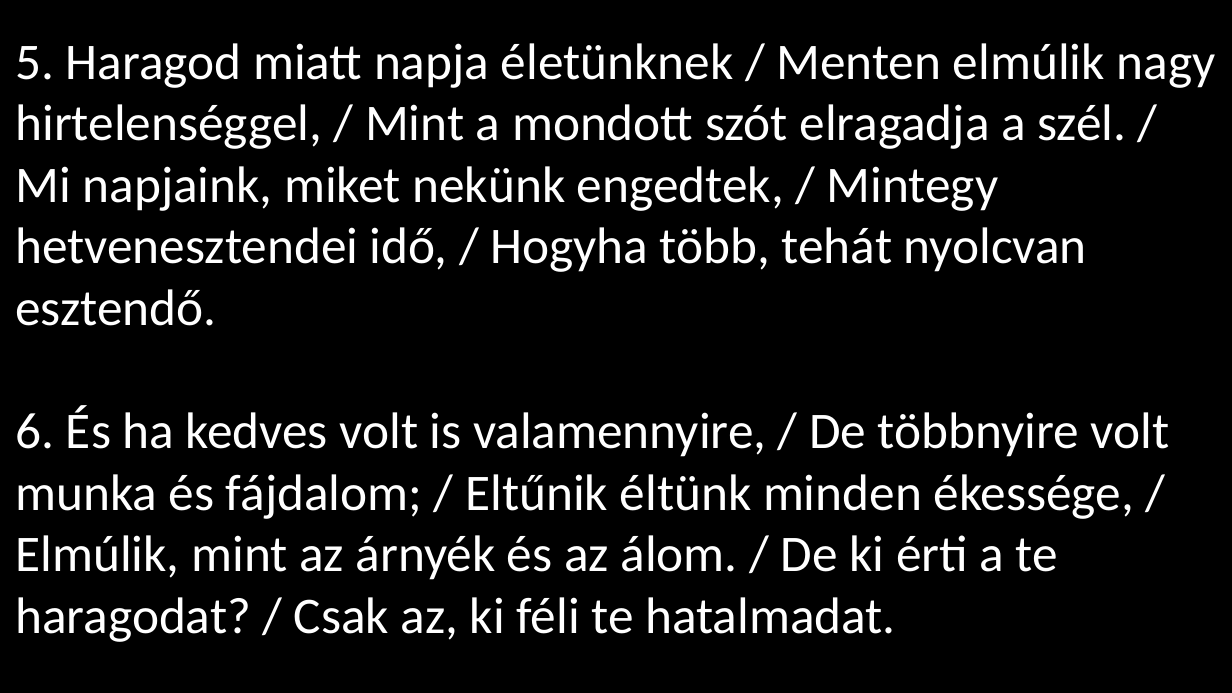
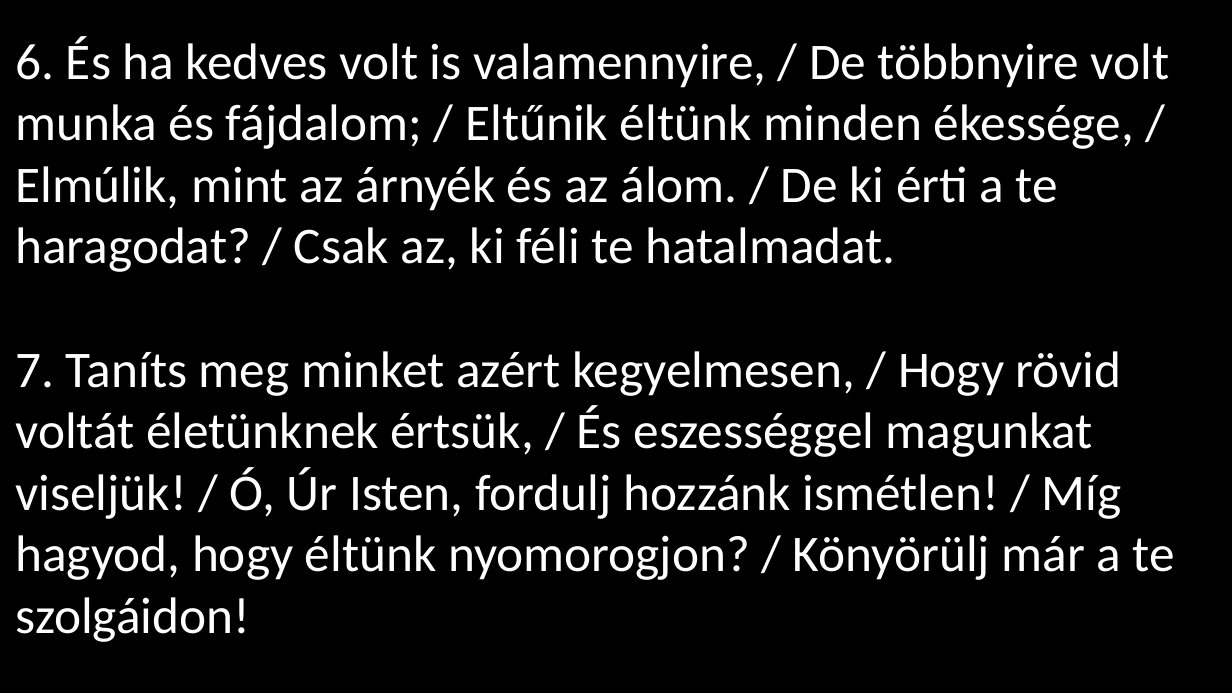
Before and after one commit to Neutron17/refppt, a slide deck: slide 11 of test.pptx (slide 12 before the commit). Drawn at 1232x693 pixels with LibreOffice and Linux fonts; fonts in the diff are those of the drawing. Boxes give left, top, right and bottom in pixels: in the first picture for what was removed or moved away, otherwise in the second. Text is boxed around its words. In the diff, an @@ line names an element or a change of style, - is before the commit and + after.

```diff
--- a/test.pptx
+++ b/test.pptx
@@ text at (x1=15, y1=43, x2=1216, y2=326): paragraph removed @@
-5. Haragod miatt napja életünknek / Menten elmúlik nagy hirtelenséggel, / Mint a mondott szót elragadja a szél. / Mi napjaink, miket nekünk engedtek, / Mintegy hetvenesztendei idő, / Hogyha több, tehát nyolcvan esztendő.
@@ text at (x1=15, y1=351, x2=1175, y2=642): paragraph added @@
+7. Taníts meg minket azért kegyelmesen, / Hogy rövid voltát életünknek értsük, / És eszességgel magunkat viseljük! / Ó, Úr Isten, fordulj hozzánk ismétlen! / Míg hagyod, hogy éltünk nyomorogjon? / Könyörülj már a te szolgáidon!
```
Also in this commit, not shown: 2 other slides changed, 6 slides added, 6 slides removed, 6 other files.
